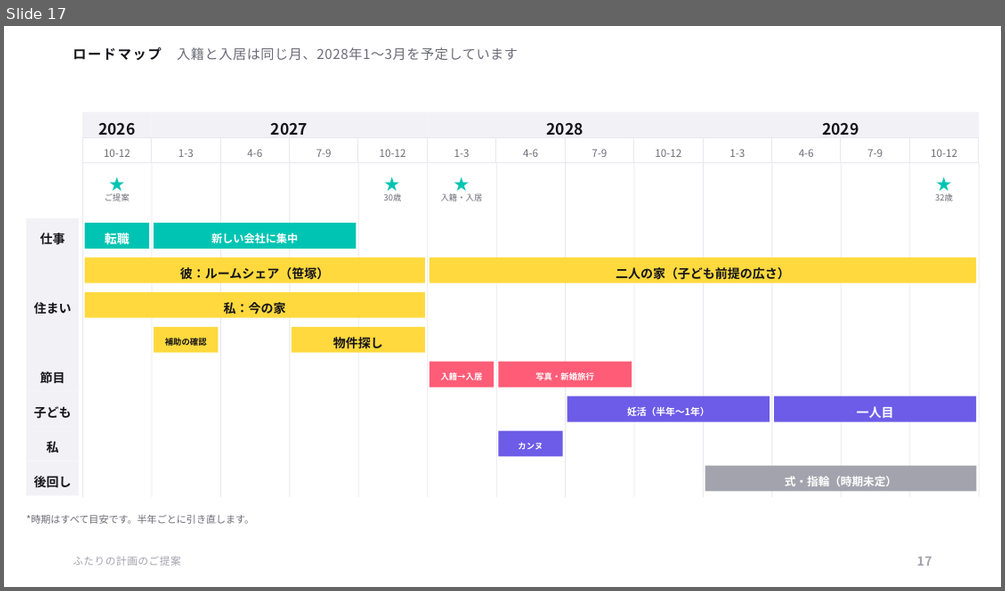
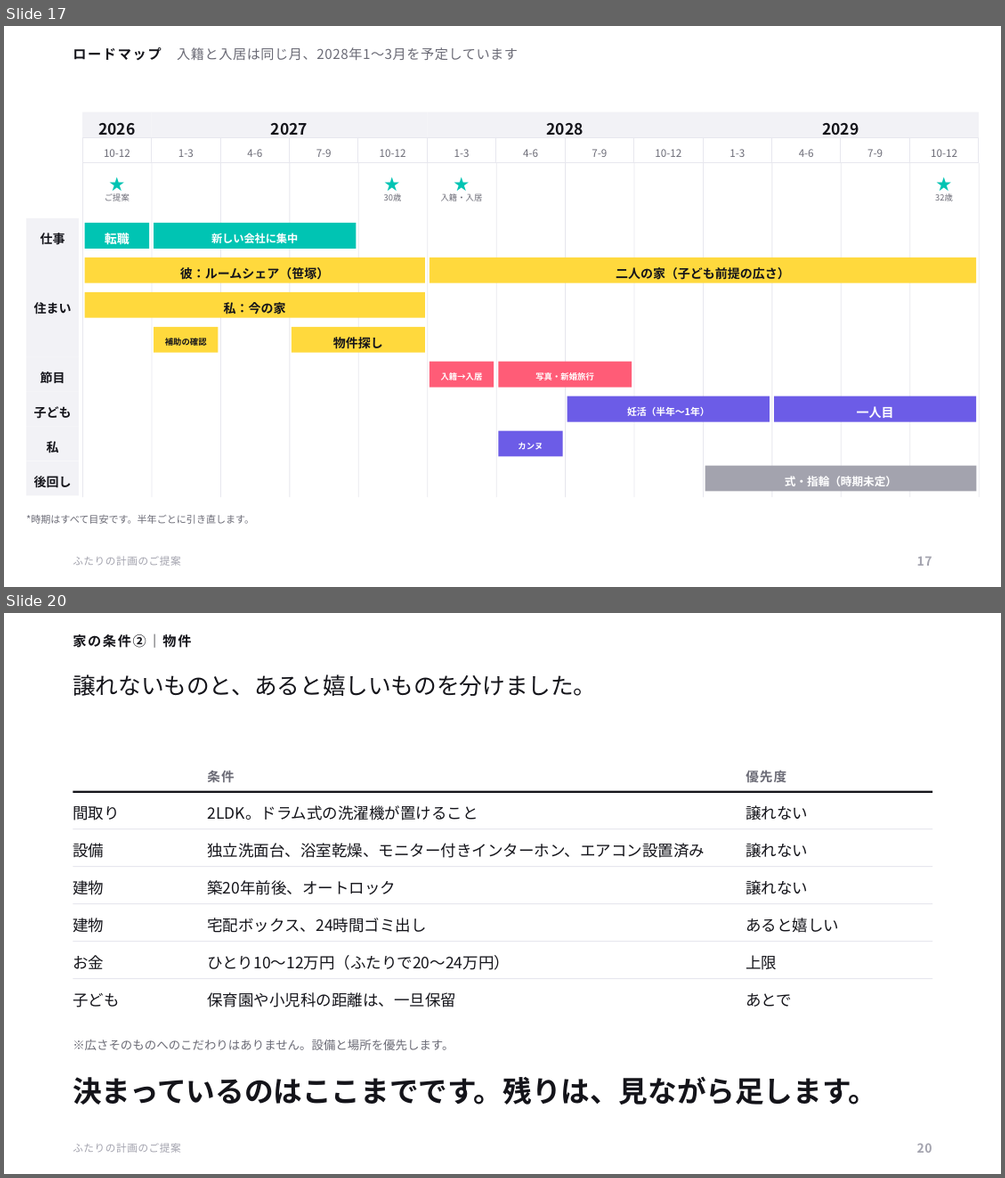
Before and after one commit to ayaka1933-glitch/portfolio, a slide deck: proposal/ふたりの計画のご提案.pptx. Shown one above the other, each under a label of ours: slide 17 before the commit, slides 17 and 20 after it; the slides between them are not shown. The pictures are 1005x591 and 1005x1178 pixels, drawn with LibreOffice and Linux fonts; fonts in the diff are those of the drawing. Boxes give left, top, right and bottom in pixels: in the first picture for what was removed or moved away, otherwise in the second. Text is boxed around its words. In the diff, an @@ line names an element or a change of style, - is before the commit and + after.

```diff
--- a/proposal/ふたりの計画のご提案.pptx
+++ b/proposal/ふたりの計画のご提案.pptx
@@ slide 20 added at [4, 613, 1001, 1174], background #FFFFFF @@
@@ text added at [73, 634, 191, 648], 13 pt, text #14141A, bold @@
+家の条件②｜物件
@@ text added at [73, 674, 596, 696], 22 pt, text #14141A @@
+譲れないものと、あると嬉しいものを分けました。
@@ text added at [207, 771, 234, 783], 12.5 pt, text #6B6B76, bold @@
+条件
@@ text added at [745, 770, 786, 782], 12.5 pt, text #6B6B76, bold @@
+優先度
@@ rectangle added at [73, 791, 933, 793], fill #14141A @@
@@ text added at [73, 806, 119, 820], 15 pt, text #14141A @@
+間取り
@@ text added at [207, 805, 477, 820], 15 pt, text #14141A @@
+2LDK。ドラム式の洗濯機が置けること
@@ text added at [745, 805, 808, 819], 15 pt, text #14141A @@
+譲れない
@@ rectangle added at [73, 828, 933, 829], fill #E7E7EE @@
@@ text added at [73, 843, 104, 858], 15 pt, text #14141A @@
+設備
@@ text added at [207, 843, 704, 858], 15 pt, text #14141A @@
+独立洗面台、浴室乾燥、モニター付きインターホン、エアコン設置済み
@@ text added at [745, 843, 808, 857], 15 pt, text #14141A @@
+譲れない
@@ rectangle added at [73, 866, 933, 867], fill #E7E7EE @@
@@ text added at [73, 880, 104, 895], 15 pt, text #14141A @@
+建物
@@ rectangle added at [73, 903, 933, 904], fill #E7E7EE @@
@@ text added at [207, 880, 396, 895], 15 pt, text #14141A @@
+築20年前後、オートロック
@@ text added at [745, 880, 808, 894], 15 pt, text #14141A @@
+譲れない
@@ text added at [73, 917, 104, 933], 15 pt, text #14141A @@
+建物
@@ text added at [207, 917, 426, 933], 15 pt, text #14141A @@
+宅配ボックス、24時間ゴミ出し
@@ text added at [745, 917, 839, 933], 15 pt, text #14141A @@
+あると嬉しい
@@ rectangle added at [73, 941, 933, 941], fill #E7E7EE @@
@@ text added at [73, 955, 104, 969], 15 pt, text #14141A @@
+お金
@@ text added at [207, 955, 510, 970], 15 pt, text #14141A @@
+ひとり10〜12万円（ふたりで20〜24万円）
@@ text added at [745, 955, 777, 970], 15 pt, text #14141A @@
+上限
@@ rectangle added at [73, 978, 933, 979], fill #E7E7EE @@
@@ text added at [73, 993, 119, 1007], 15 pt, text #14141A @@
+子ども
@@ text added at [207, 992, 456, 1007], 15 pt, text #14141A @@
+保育園や小児科の距離は、一旦保留
@@ text added at [745, 993, 792, 1006], 15 pt, text #14141A @@
+あとで
@@ text added at [73, 1039, 453, 1050], 11.5 pt, text #6B6B76 @@
+※広さそのものへのこだわりはありません。設備と場所を優先します。
@@ text added at [73, 1077, 877, 1104], 28 pt, text #14141A, bold @@
+決まっているのはここまでです。残りは、見ながら足します。
@@ text added at [73, 1143, 181, 1152], 10 pt, text #A3A3AE @@
+ふたりの計画のご提案
@@ text added at [917, 1143, 932, 1152], 12 pt, text #A3A3AE, bold @@
+20
```
Also in this commit, not shown: 7 slides changed, 3 other files.
